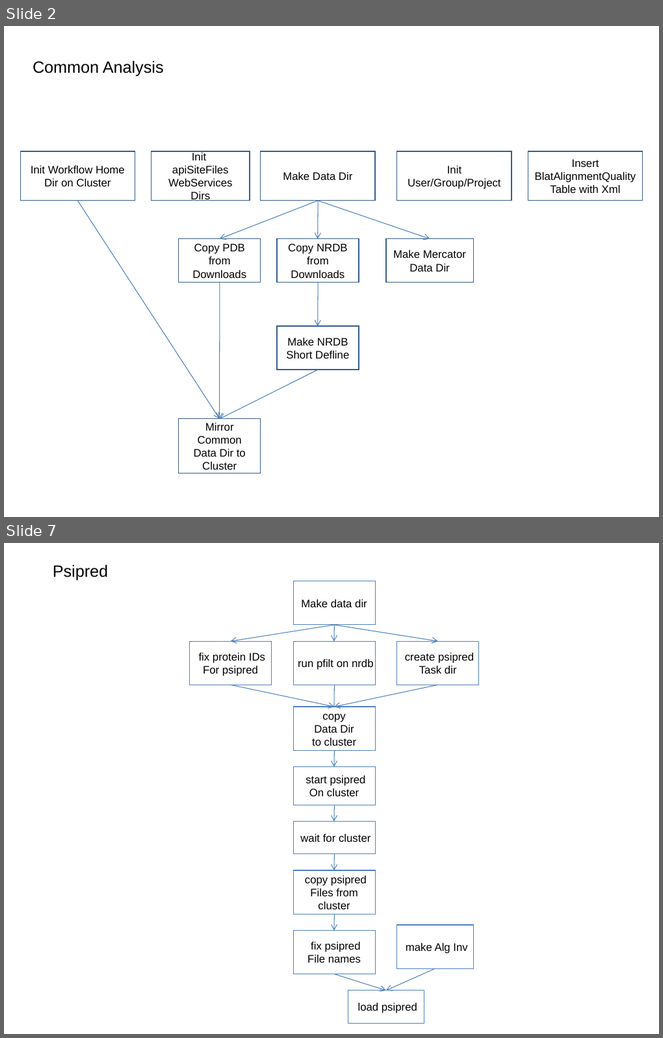
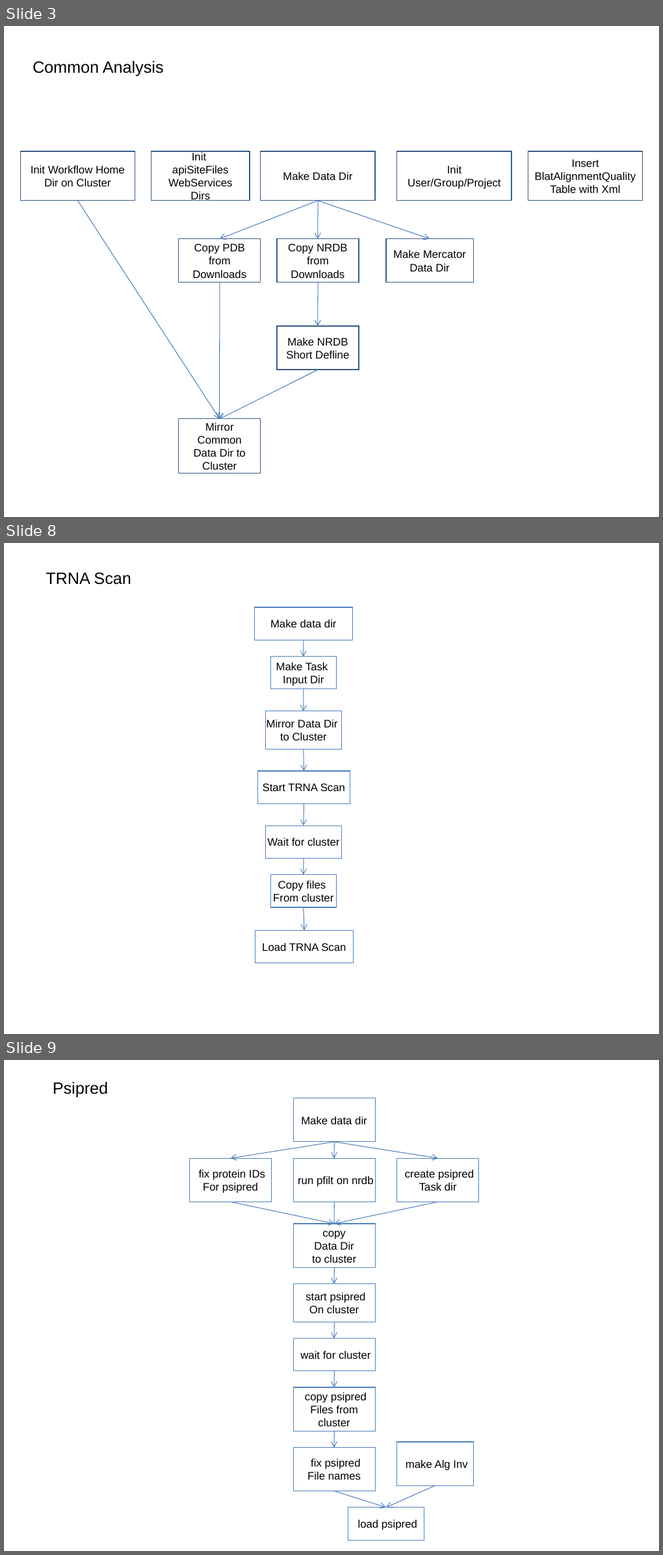
Before and after one commit to VEuPathDB/ApiCommonData, a slide deck: Load/doc/workflow/AnalysisWorkflow.ppt. Shown one above the other, each under a label of ours: slides 2 and 7 before the commit, slides 3, 8 and 9 after it; the slides between them are not shown. The pictures are 663x1038 and 663x1555 pixels, drawn with LibreOffice and Linux fonts; fonts in the diff are those of the drawing. Boxes give left, top, right and bottom in pixels: in the first picture for what was removed or moved away, otherwise in the second. Text is boxed around its words. In the diff, an @@ line names an element or a change of style, - is before the commit and + after.

```diff
--- a/Load/doc/workflow/AnalysisWorkflow.ppt
+++ b/Load/doc/workflow/AnalysisWorkflow.ppt
@@ slide 8 added at <box>4,543,659,1034</box>, background #FFFFFF @@
@@ title added at <box>46,572,131,585</box>, 18 pt, text #000000 @@
+TRNA Scan
@@ rectangle added at <box>254,607,352,640</box>, outline #4F81BD 0.74 pt, 12 pt, text #000000 @@
+Make data dir
@@ arrow added from (304, 640) to (304, 656), #4F81BD 0.74 pt @@
@@ rectangle added at <box>270,656,336,689</box>, outline #4F81BD 0.74 pt, 12 pt, text #000000 @@
+Make Task
+Input Dir
@@ arrow added from (304, 689) to (304, 711), #4F81BD 0.74 pt @@
@@ rectangle added at <box>265,711,342,750</box>, outline #4F81BD 0.74 pt, 12 pt, text #000000 @@
+Mirror Data Dir
+to Cluster
@@ arrow added from (304, 750) to (304, 771), #4F81BD 0.74 pt @@
@@ rectangle added at <box>258,771,350,804</box>, outline #4F81BD 0.74 pt, 12 pt, text #000000 @@
+Start TRNA Scan
@@ arrow added from (304, 804) to (304, 826), #4F81BD 0.74 pt @@
@@ rectangle added at <box>265,826,342,859</box>, outline #4F81BD 0.74 pt, 12 pt, text #000000 @@
+Wait for cluster
@@ arrow added from (304, 859) to (304, 875), #4F81BD 0.74 pt @@
@@ rectangle added at <box>270,875,336,908</box>, outline #4F81BD 0.74 pt, 12 pt, text #000000 @@
+Copy files
+From cluster
@@ arrow added from (304, 908) to (304, 931), #4A7EBB 0.74 pt @@
@@ rectangle added at <box>255,931,353,964</box>, outline #4F81BD 0.74 pt, 12 pt, text #000000 @@
+Load TRNA Scan
@@ what was slide 2 is now slide 3 @@
@@ what was slide 7 is now slide 9 @@
```
Also in this commit, not shown: 5 slides changed, 6 other slides added.
